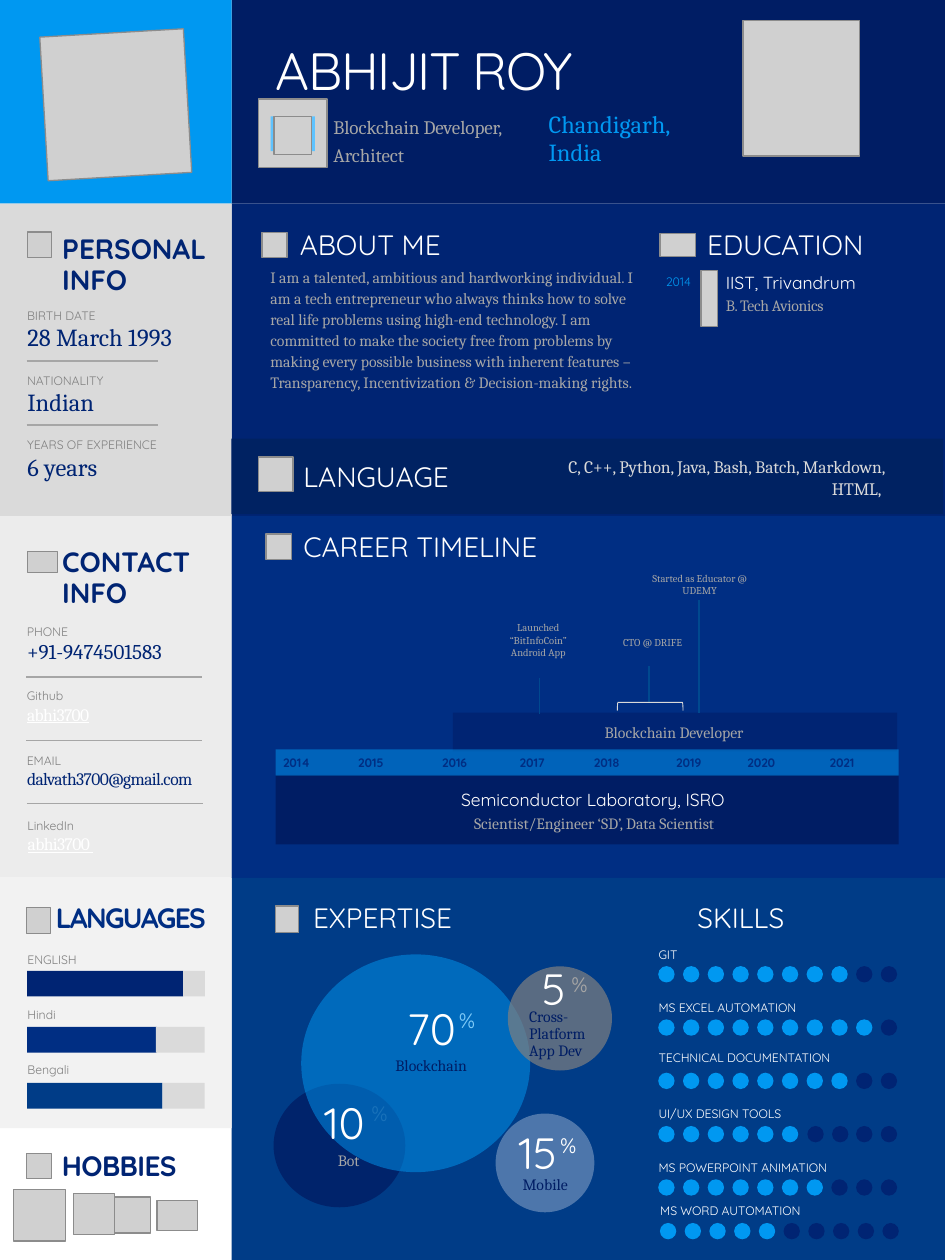
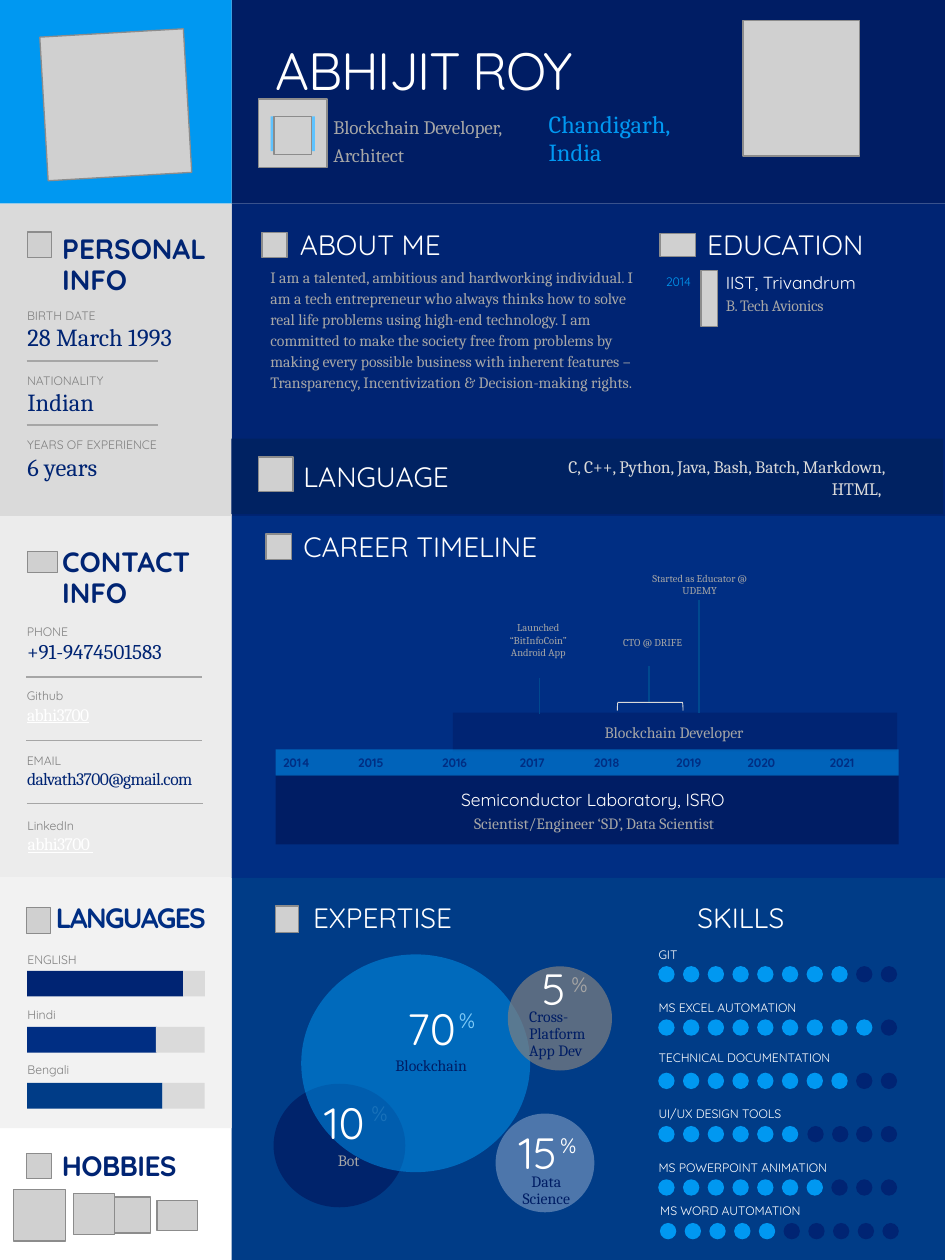
Before and after one commit to abhi3700/my_resume, a slide deck: slide 1 of my_resume.pptx. Drawn at 945x1260 pixels with LibreOffice and Linux fonts; fonts in the diff are those of the drawing; grey boxes stand for pictures; background and template pictures are left out. Boxes give left, top, right and bottom in pixels: in the first picture for what was removed or moved away, otherwise in the second. Text is boxed around its words. In the diff, an @@ line names an element or a change of style, - is before the commit and + after.

```diff
--- a/my_resume.pptx
+++ b/my_resume.pptx
@@ text at (x1=523, y1=1176, x2=570, y2=1209): text changed @@
-Mobile
+Data Science
```
Also in this commit, not shown: 2 other slides changed, 1 other file.
